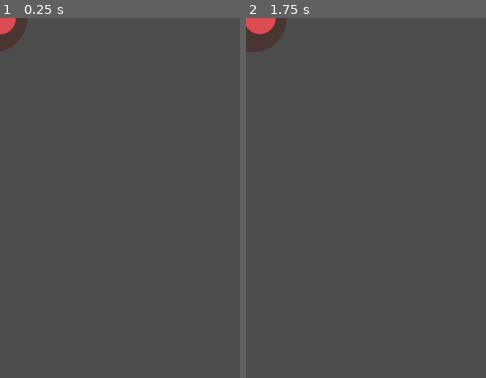
Above: before the commit, frames 1-2 (left to right).
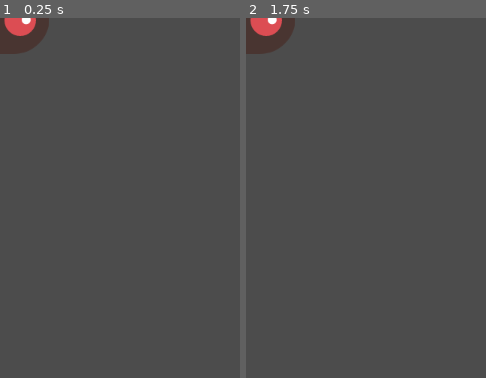
Above: after the commit, the same moments.

Repository: DeivissonLisboa/godot-first-2d-game
Game: Godot game, scene res://mob.tscn
Same seed, same stepped clock (60 frames per second), same inputs: the game is played once before the commit and once after it. The project has no main scene, so this scene is started directly.
Inputs:
- Up to frame 1 (0.25 s): no input
- Up to frame 2 (1.75 s): hold D (move_right) 0.53-1.28 s; tap Enter at 1.25 s; hold S (move_down) from 1.28 s (still down)
The pictures show only the part of the screen within x 0-50%, y 0-50%; the shares and areas given below are measured in that part.

The runs differ from the first frame. In frame 1, 1.3% of the frame differs, in the area x 0-21%, y 0-10%; in frame 2, 0.7%.

Commit message:
Set up enemy collison and animation

Diff:
--- /dev/null
+++ b/mob.gd
@@ -0,0 +1,10 @@
+extends RigidBody2D
+
+func _ready():
+	$AnimatedSprite.playing = true
+	var mob_types = $AnimatedSprite.frames.get_animation_names()
+	$AnimatedSprite.animation = mob_types[randi() % mob_types.size()]
+
+
+func _on_VisibilityNotifier2D_screen_exited():
+	queue_free()
--- a/mob.tscn
+++ b/mob.tscn
@@ -6,6 +6,7 @@
 [ext_resource path="res://art/enemyFlyingAlt_2.png" type="Texture" id=4]
 [ext_resource path="res://art/enemySwimming_2.png" type="Texture" id=5]
 [ext_resource path="res://art/enemyFlyingAlt_1.png" type="Texture" id=6]
+[ext_resource path="res://mob.gd" type="Script" id=7]
 
 [sub_resource type="SpriteFrames" id=1]
 animations = [ {
@@ -31,6 +32,7 @@
 [node name="mob" type="RigidBody2D"]
 collision_mask = 0
 gravity_scale = 0.0
+script = ExtResource( 7 )
 __meta__ = {
 "_edit_group_": true
 }
@@ -46,3 +48,5 @@
 shape = SubResource( 2 )
 
 [node name="VisibilityNotifier2D" type="VisibilityNotifier2D" parent="."]
+
+[connection signal="screen_exited" from="VisibilityNotifier2D" to="." method="_on_VisibilityNotifier2D_screen_exited"]
Not shown: 1 places in mob.tscn that only renumber resources
